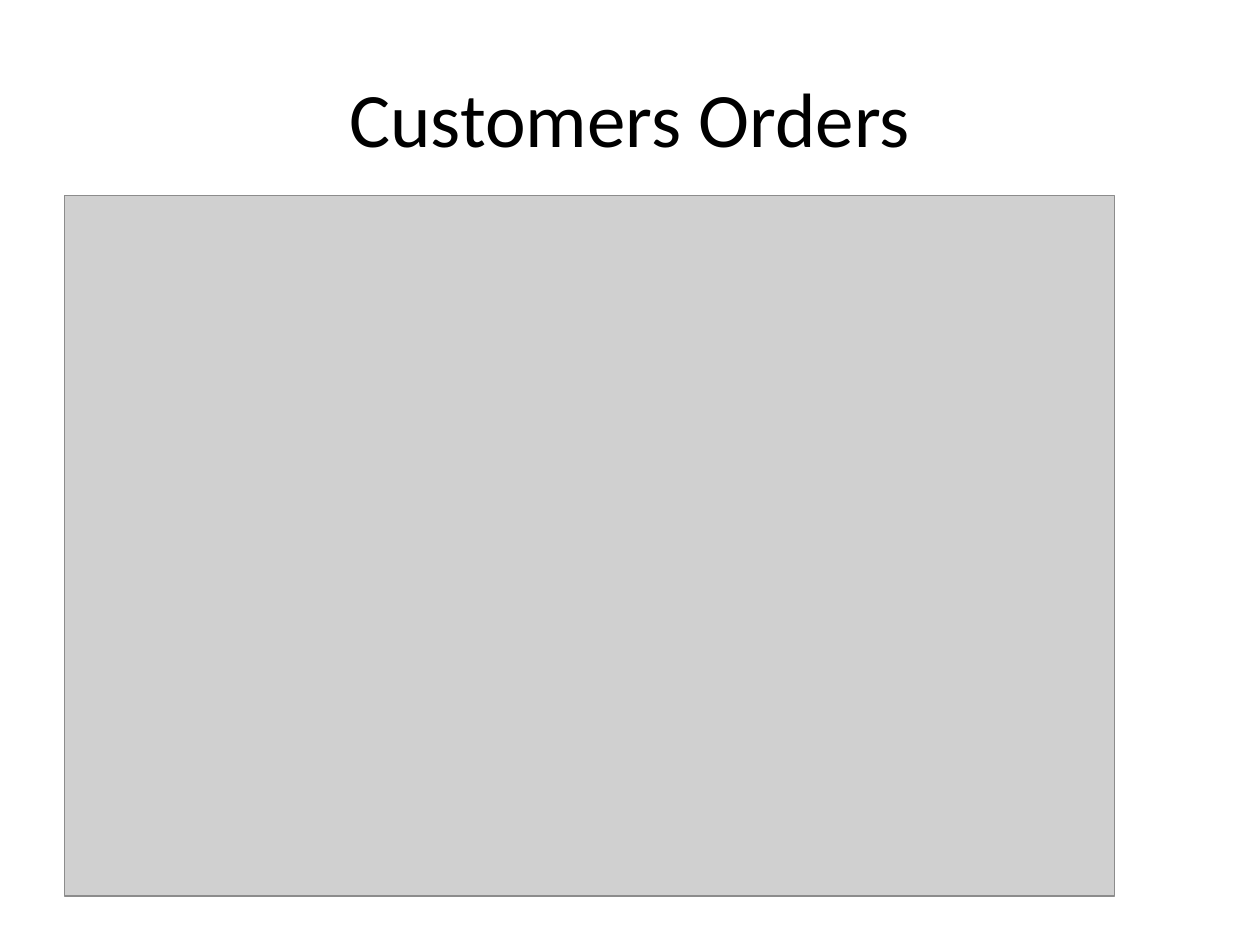
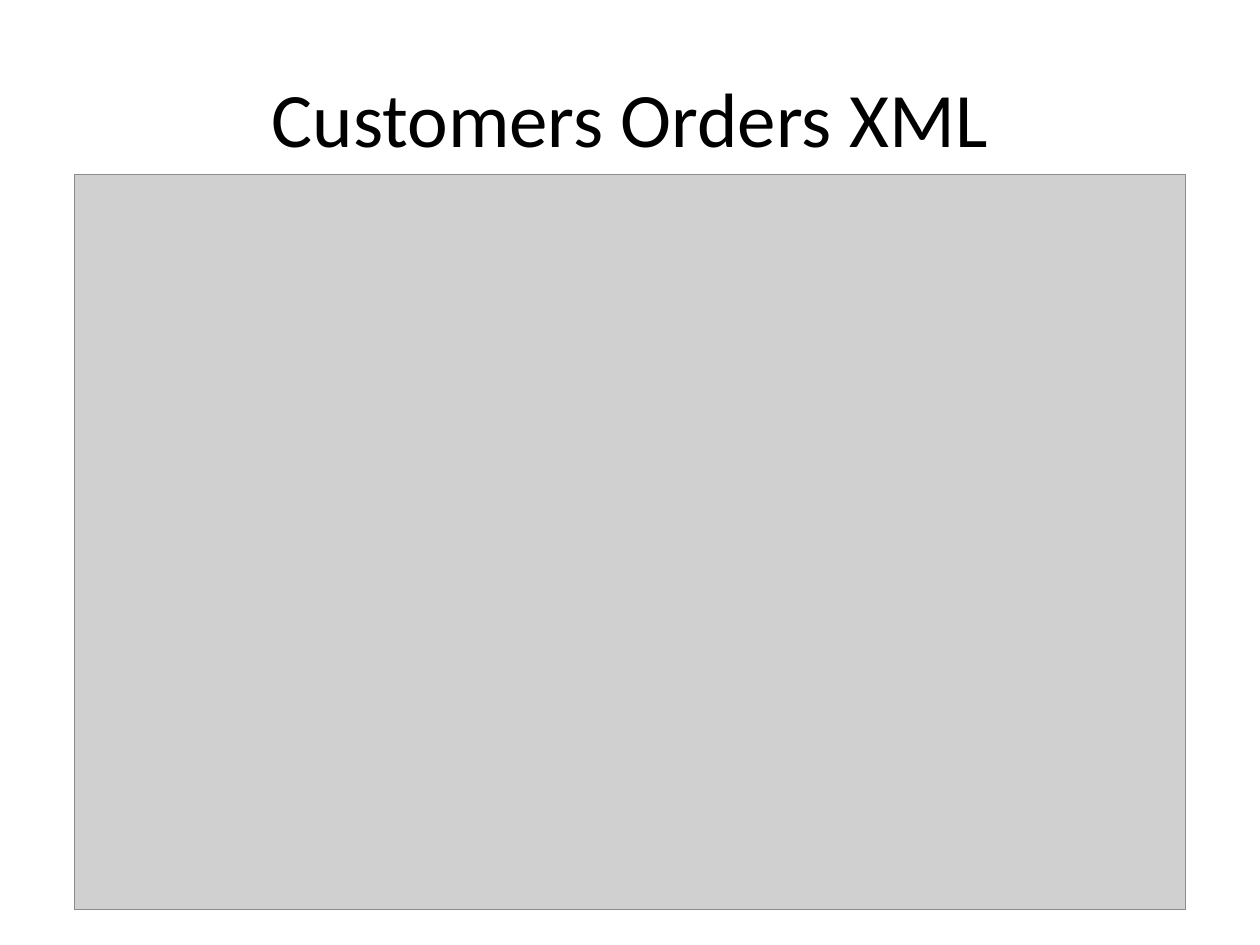
Before and after one commit to TorXakis/TorXakis, a slide deck: slide 2 of examps/CustomersOrders/CustomersOrders.pptx (slide 1 before the commit). Drawn at 1260x945 pixels with LibreOffice and Linux fonts; fonts in the diff are those of the drawing; grey boxes stand for pictures. Boxes give left, top, right and bottom in pixels: in the first picture for what was removed or moved away, otherwise in the second. Text is boxed around its words. In the diff, an @@ line names an element or a change of style, - is before the commit and + after.

Commit message:
Updated to current situation
updated website screenshots
updated data structures (from generated name to human readable names)

```diff
--- a/examps/CustomersOrders/CustomersOrders.pptx
+++ b/examps/CustomersOrders/CustomersOrders.pptx
@@ title at [272,93,987,148]: text changed @@
-Customers Orders
+Customers Orders XML
@@ picture: place and size @@
-picture at [64,195,1114,896]
+picture at [74,175,1186,910]
```
Also in this commit, not shown: 8 other slides changed, 2 slides added.
